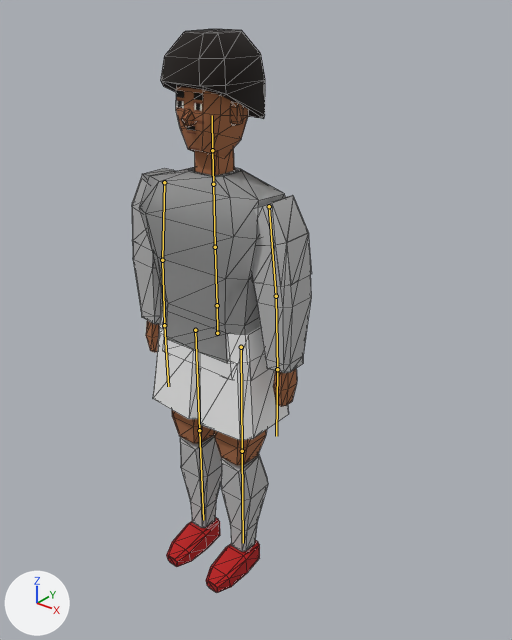
What one commit did to the glTF model assets/players/generated/p_cap_01.glb.
Both versions are drawn from a camera (50 mm lens) standing at (1.493, -1.652, 2.135) and looking at (0.041, 0.163, 1.01). Every picture has the same lights, and +X, +Y and +Z are marked at lower left. The picture after the commit comes second. The bones that change, and the others that lie on the model, are drawn over the model as lines. Mesh edges are drawn as thin lines.

Objects in the first picture: 'Body', 'Hair', 'Head', 'Shirt_Long', 'Shirt_Short', 'Shorts'.
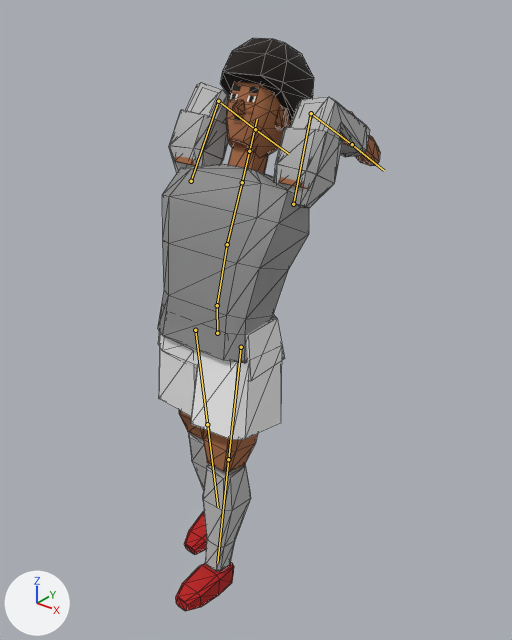
The newer file adds an action. The first version stands in its rest pose; the second is drawn at frame 5 of the action 'THROW_IN'.

What differs and where, as boxes [x1, y1, x2, y2] in the pictures (512 x 640 px):
'Shirt_Long', posed
    before: [132, 167, 311, 373]
    after: [169, 82, 370, 208]
'Shirt_Short', posed
    before: [132, 176, 311, 287]
    after: [158, 109, 343, 363]
'Body', posed (36% wider, 13% taller)
    before: [146, 148, 297, 593]
    after: [175, 110, 380, 611]
'Shorts', posed
    before: [153, 303, 289, 440]
    after: [158, 314, 285, 440]
'Hair', posed
    before: [161, 29, 265, 119]
    after: [220, 38, 314, 121]
'Head', posed
    before: [176, 87, 249, 157]
    after: [226, 82, 291, 157]
bone 'Spine', root to tip
    before: (217, 305) to (215, 247)
    after: (217, 305) to (227, 244)
bone 'Chest', root to tip
    before: (215, 247) to (213, 184)
    after: (227, 244) to (242, 182)
bone 'UpperArm.L', root to tip
    before: (269, 206) to (276, 296)
    after: (293, 204) to (311, 113)
bone 'LowerArm.L', root to tip
    before: (276, 296) to (277, 369)
    after: (311, 113) to (352, 144)
bone 'UpperArm.R', root to tip
    before: (164, 182) to (162, 260)
    after: (191, 181) to (218, 101)
bone 'LowerArm.R', root to tip
    before: (162, 260) to (164, 325)
    after: (218, 101) to (255, 129)
bone 'UpperLeg.L', root to tip
    before: (241, 347) to (242, 451)
    after: (241, 347) to (228, 459)
bone 'UpperLeg.R', root to tip
    before: (195, 330) to (199, 430)
    after: (195, 330) to (207, 424)

The change in detail:
Bone 'Spine' (bone_spine) turns from (0, 0, 0) to (-16, 0, 0) degrees about its own x, y and z.
Bone 'Chest' (bone_chest) turns from (0, 0, 0) to (-6, 0, 0) degrees about its own x, y and z.
Bone 'UpperArm.L' (bone_upperarm_l) turns from (0, 0, 0) to (177, -12, 1) degrees about its own x, y and z.
Bone 'LowerArm.L' (bone_lowerarm_l) turns from (0, 0, 0) to (-95, -5, 0) degrees about its own x, y and z.
Bone 'UpperArm.R' (bone_upperarm_r) turns from (0, 0, 0) to (177, 12, -1) degrees about its own x, y and z.
Bone 'LowerArm.R' (bone_lowerarm_r) turns from (0, 0, 0) to (-95, 5, 0) degrees about its own x, y and z.
Bone 'UpperLeg.L' (bone_upperleg_l) turns from (0, 0, 0) to (-10, 0, 0) degrees about its own x, y and z.
Bone 'UpperLeg.R' (bone_upperleg_r) turns from (0, 0, 0) to (6, 0, 0) degrees about its own x, y and z.
